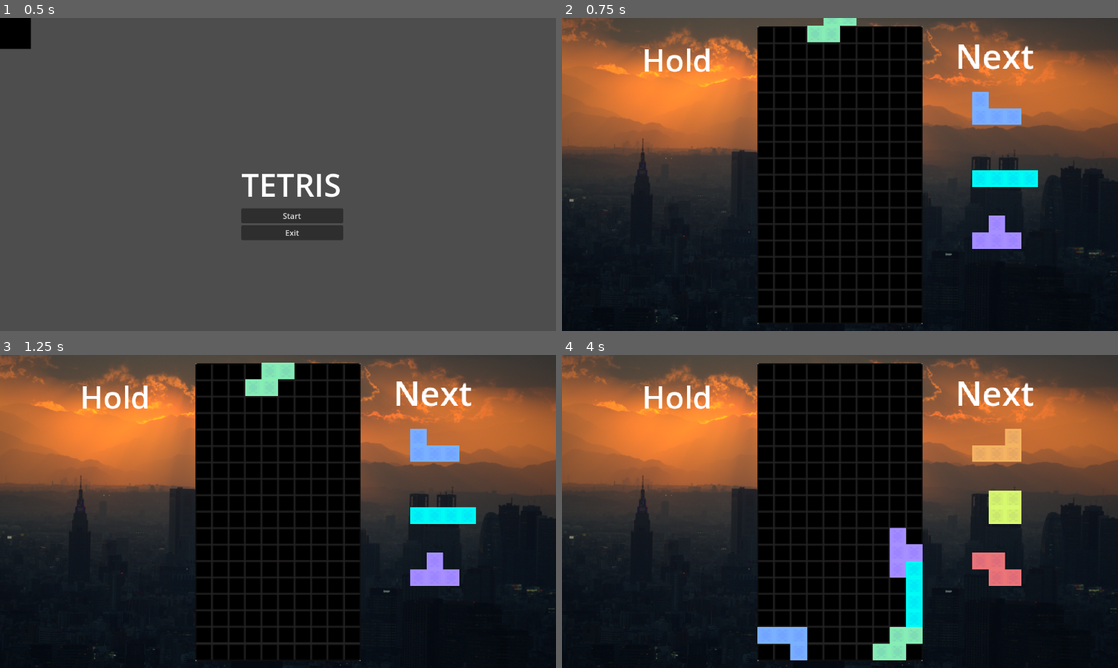
Above: before the commit, frames 1-4 (two rows, left to right).
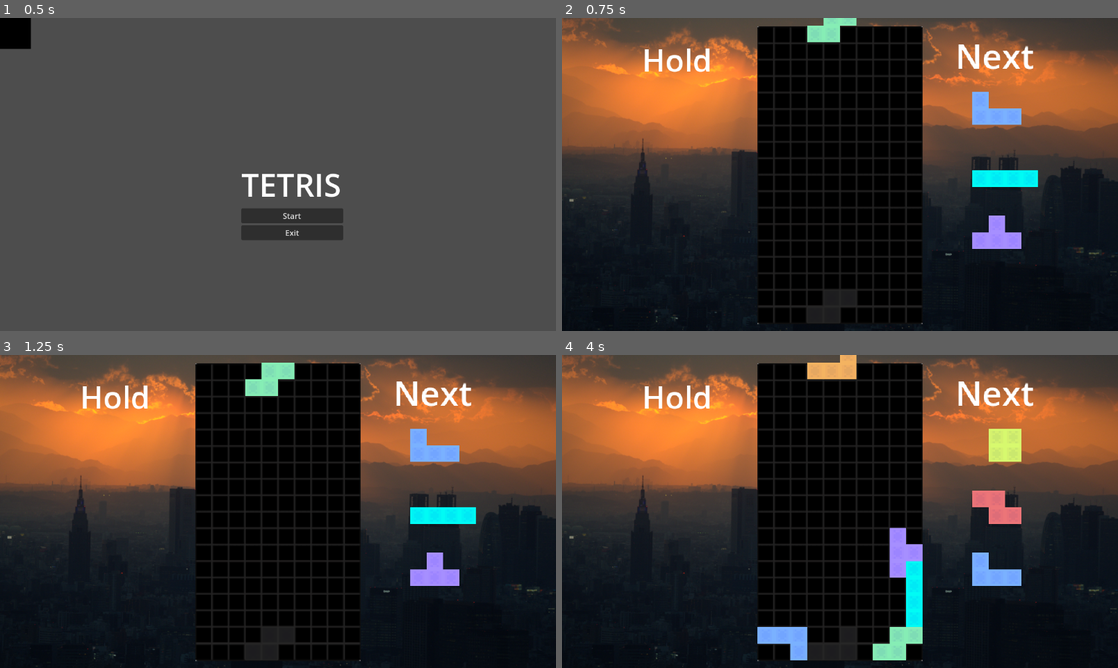
Above: after the commit, the same moments.

Repository: dwu2617/TetrisGodot
Game: Godot game, scene res://start.tscn
The game is run twice, just before and just after one commit, with the same random seed, the same clock (stepped at 60 frames per second) and the same inputs. Video files are missing from this copy of the repository; at most half a second of black plays in their place.
Inputs:
- Up to frame 1 (0.5 s): no input
- Up to frame 2 (0.75 s): click "Start" at 0.5 s
- Up to frame 3 (1.25 s): no input
- Up to frame 4 (4 s): hold Right (Right) 1.28-2.03 s; tap Space (Harddrop) at 1.35, 2.3, 3.05, 3.8 s; hold Left (Left) 2.03-2.78 s; tap A (180) at 2.1 s; hold Right (Right) from 2.78 s (still down); tap Shift (Clockwise) at 2.85 s; tap Up (Counterclockwise) at 3.6 s

Frame 1 is identical in both runs. In frame 2, 0.5% of the frame differs, in the area x 44-53%, y 87-98%; in frame 3, 0.5%; in frame 4, 3.4%, in the area x 44-83%, y 0-98%.

Commit message:
Shadow Block
Added a shadow block that shows where a block will land

Diff:
--- a/Settings.gd
+++ b/Settings.gd
@@ -3,7 +3,7 @@
 var sliderValues = [0,0,0]
 var sdf = 50
 var arr = 10
-var das = 20
+var das = 30
 # Called when the node enters the scene tree for the first time.
 func _ready():
 	pass # Replace with function body.
--- a/block.gd
+++ b/block.gd
@@ -34,14 +34,13 @@
 # Called every frame. 'delta' is the elapsed time since the previous frame.
 func _physics_process(delta):
 
-
 	if active:
 		if count == 0:
 			for block in self.get_children():
 				children.append(block)
 		count += 1
 		getCells()
-		if count%gravity_time == 0 && playing:
+		if count%gravity_time == 0 && playing && !hardDrop:
 			shift_y(1)
 		if !playing:
 			if !hardDrop:
@@ -158,7 +157,10 @@
 
 func hard_drop():
 	hardDrop = true
-	gravity_time = 1
+	while (playing):
+		shift_y(1)
+		await get_tree().create_timer(0.001).timeout
+
 
 
 func isDone():
--- a/map.gd
+++ b/map.gd
@@ -11,6 +11,7 @@
 var arr
 var das
 var allTetrominoes = []
+var bottom = []
 var playing = true
 var tetrominoCount = 0
 var hold
@@ -160,6 +161,47 @@
 	if blockPos[0][1] < 0:
 		playing=false
 # Called every frame. 'delta' is the elapsed time since the previous frame.
+
+func getBottom():
+	bottom = []
+	var bottomReached
+	for i in range(map_width):
+		bottomReached = false
+		for j in range(map_height):
+			if map[j][i] == "[]" and bottomReached == false:
+				bottom.append(j)
+				bottomReached = true
+		if bottomReached == false:
+			bottom.append(map_height)
+	return bottom
+
+func moveShadow():
+	var column
+	var row
+	var y_shift = getShadowShift()
+	var i = -1
+	for block in current_block.get_children():
+		i+=1
+		column = current_block.getX(block)
+		row = current_block.getY(block)
+		$ShadowPiece.block(i).position = Vector2(column*8+4,(row+y_shift-1)*8+4)
+
+
+
+func getShadowShift():
+	var column
+	var i = -1
+	var y_shift = 1000
+	for block in current_block.get_children():
+		i+=1
+		column = current_block.getX(block)
+		$ShadowPiece.block(i).position = Vector2(column*8+4,0)
+		if bottom[column] - current_block.getY(block) < y_shift:
+			y_shift = bottom[column] - current_block.getY(block)
+			print(y_shift)
+	return y_shift
+
+
 func _process(delta):
 	if playing:
 		block_index = count % 7
@@ -234,3 +276,6 @@
 		current_block.setBoundaries(map)
 
 		$Score.text = "Score\n" + str(score)
+
+		getBottom()
+		moveShadow()
--- a/map.tscn
+++ b/map.tscn
@@ -1,8 +1,9 @@
-[gd_scene load_steps=5 format=3 uid="uid://c6ix22x3s7gut"]
+[gd_scene load_steps=6 format=3 uid="uid://c6ix22x3s7gut"]
 
 [ext_resource type="Script" path="res://map.gd" id="1_pdvgp"]
 [ext_resource type="Texture2D" uid="uid://c2b1gwk0smxw2" path="res://game_background.png" id="2_dxcve"]
 [ext_resource type="PackedScene" uid="uid://cg1lllddle8yb" path="res://Settings.tscn" id="4_n60b8"]
+[ext_resource type="PackedScene" uid="uid://bupmcbunu1obe" path="res://shadow_piece.tscn" id="5_676l0"]
 [ext_resource type="Texture2D" uid="uid://d4a81i40bh51g" path="res://tetrisBackground.png" id="5_rhhy1"]
 
 [node name="Map" type="Node2D"]
@@ -58,3 +59,6 @@
 position = Vector2(0, 8.0695)
 scale = Vector2(0.506848, 0.502707)
 texture = ExtResource("5_rhhy1")
+
+[node name="ShadowPiece" parent="." instance=ExtResource("5_676l0")]
+position = Vector2(-40, -72)
--- a/project.godot
+++ b/project.godot
@@ -17,7 +17,6 @@
 
 [display]
 
-window/size/mode=2
 window/stretch/mode="viewport"
 
 [input]
--- /dev/null
+++ b/shadow_piece.gd
@@ -0,0 +1,15 @@
+extends Sprite2D
+var children = []
+
+# Called when the node enters the scene tree for the first time.
+func _ready():
+	for block in self.get_children():
+		children.append(block)
+
+
+# Called every frame. 'delta' is the elapsed time since the previous frame.
+func _process(delta):
+	pass
+
+func block(i):
+	return children[i]
--- /dev/null
+++ b/shadow_piece.tscn
@@ -0,0 +1,24 @@
+[gd_scene load_steps=3 format=3 uid="uid://bupmcbunu1obe"]
+
+[ext_resource type="Script" path="res://shadow_piece.gd" id="1_dx5xt"]
+[ext_resource type="Texture2D" uid="uid://cclpg26pxd0d4" path="res://tiles_tetris_8x8.png" id="2_gcxpg"]
+
+[node name="ShadowPiece" type="Sprite2D"]
+modulate = Color(0.156863, 0.156863, 0.156863, 0.768627)
+script = ExtResource("1_dx5xt")
+
+[node name="Block" type="Sprite2D" parent="."]
+position = Vector2(4, 4)
+texture = ExtResource("2_gcxpg")
+
+[node name="Block2" type="Sprite2D" parent="."]
+position = Vector2(-12, 4)
+texture = ExtResource("2_gcxpg")
+
+[node name="Block3" type="Sprite2D" parent="."]
+position = Vector2(-4, 4)
+texture = ExtResource("2_gcxpg")
+
+[node name="Block4" type="Sprite2D" parent="."]
+position = Vector2(12, 4)
+texture = ExtResource("2_gcxpg")
